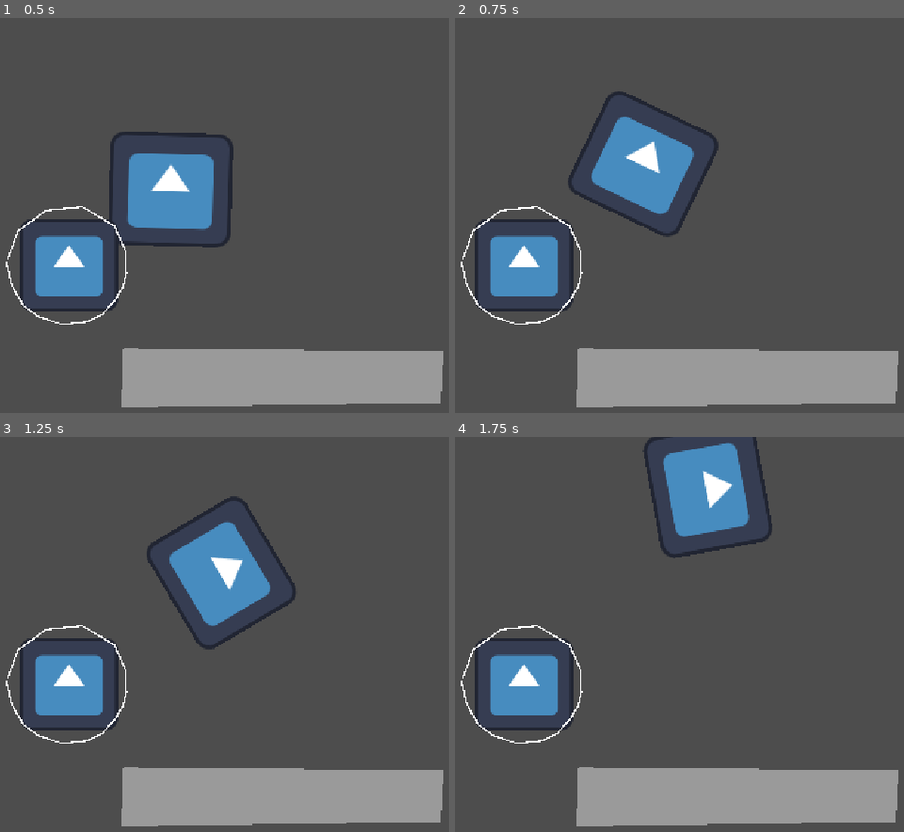
Above: before the commit, frames 1-4 (two rows, left to right).
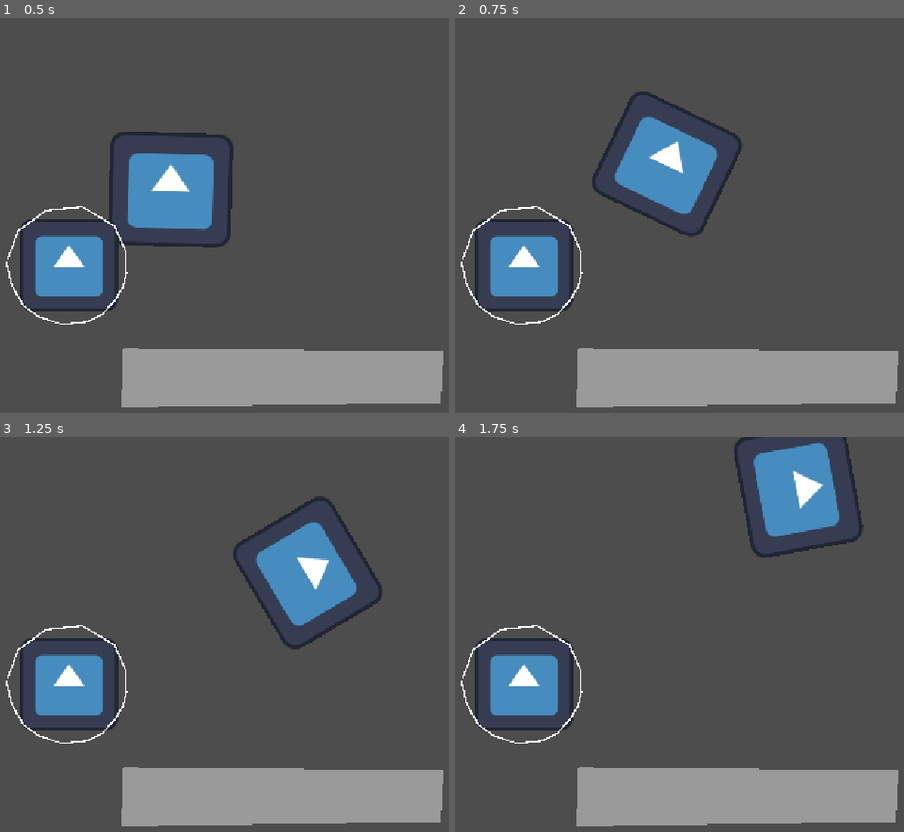
Above: after the commit, the same moments.

Repository: TAL-Trent/SSJamF2026
Game: Godot game, scene res://Test Scene.tscn
The game is run twice, just before and just after one commit, with the same random seed, the same clock (stepped at 60 frames per second) and the same inputs. The engine's default icon, where the game draws it, is replaced by a stand-in: a white triangle on a blue panel in a dark square.
Inputs:
- Up to frame 1 (0.5 s): no input
- Up to frame 2 (0.75 s): hold Right (right, bound only after the commit) from 0.53 s (still down); hold Space (jump) from 0.53 s (still down)
- Up to frame 3 (1.25 s): keep holding Right (right, bound only after the commit); keep holding Space (jump)
- Up to frame 4 (1.75 s): release Right (right, bound only after the commit) at 1.28 s; release Space (jump) at 1.28 s; hold Left (left, bound only after the commit) from 1.28 s (still down); tap Space (jump) at 1.35, 1.52 s

Frame 1 is identical in both runs. In frame 2, 4.7% of the frame differs, in the area x 25-64%, y 18-56%; in frame 3, 8.8%, in the area x 32-86%, y 15-54%; in frame 4, 8.3%.

Commit message:
funny physics

Diff:
--- a/jank/Test Scene Script.gd
+++ b/jank/Test Scene Script.gd
@@ -9,9 +9,21 @@
 		myForce.y = -500;
 		#Player.apply_force(myForce)
 		Player.apply_impulse(myForce);
+		print("Jumped!")
+	if event.is_action_pressed("left"):
+		var myForce: Vector2
+		myForce.x = -200;
+		myForce.y = 0;
+		#Player.apply_force(myForce)
+		Player.apply_impulse(myForce);
+	if event.is_action_pressed("right"):
+		var myForce: Vector2
+		myForce.x = 200;
+		myForce.y = 0;
+		#Player.apply_force(myForce)
+		Player.apply_impulse(myForce);
 
 
-		print("Jumped!")
 
 
 # Called when the node enters the scene tree for the first time.
--- a/jank/project.godot
+++ b/jank/project.godot
@@ -31,6 +31,16 @@
 "events": [Object(InputEventKey,"resource_local_to_scene":false,"resource_name":"","device":-1,"window_id":0,"alt_press …(191 unchanged characters)…
 ]
 }
+right={
+"deadzone": 0.2,
+"events": [Object(InputEventKey,"resource_local_to_scene":false,"resource_name":"","device":-1,"window_id":0,"alt_pressed":false,"shift_pressed":false,"ctrl_pressed":false,"meta_pressed":false,"pressed":false,"keycode":0,"physical_keycode":4194321,"key_label":0,"unicode":0,"location":0,"echo":false,"script":null)
+]
+}
+left={
+"deadzone": 0.2,
+"events": [Object(InputEventKey,"resource_local_to_scene":false,"resource_name":"","device":-1,"window_id":0,"alt_pressed":false,"shift_pressed":false,"ctrl_pressed":false,"meta_pressed":false,"pressed":false,"keycode":0,"physical_keycode":4194319,"key_label":0,"unicode":0,"location":0,"echo":false,"script":null)
+]
+}
 
 [physics]
 
